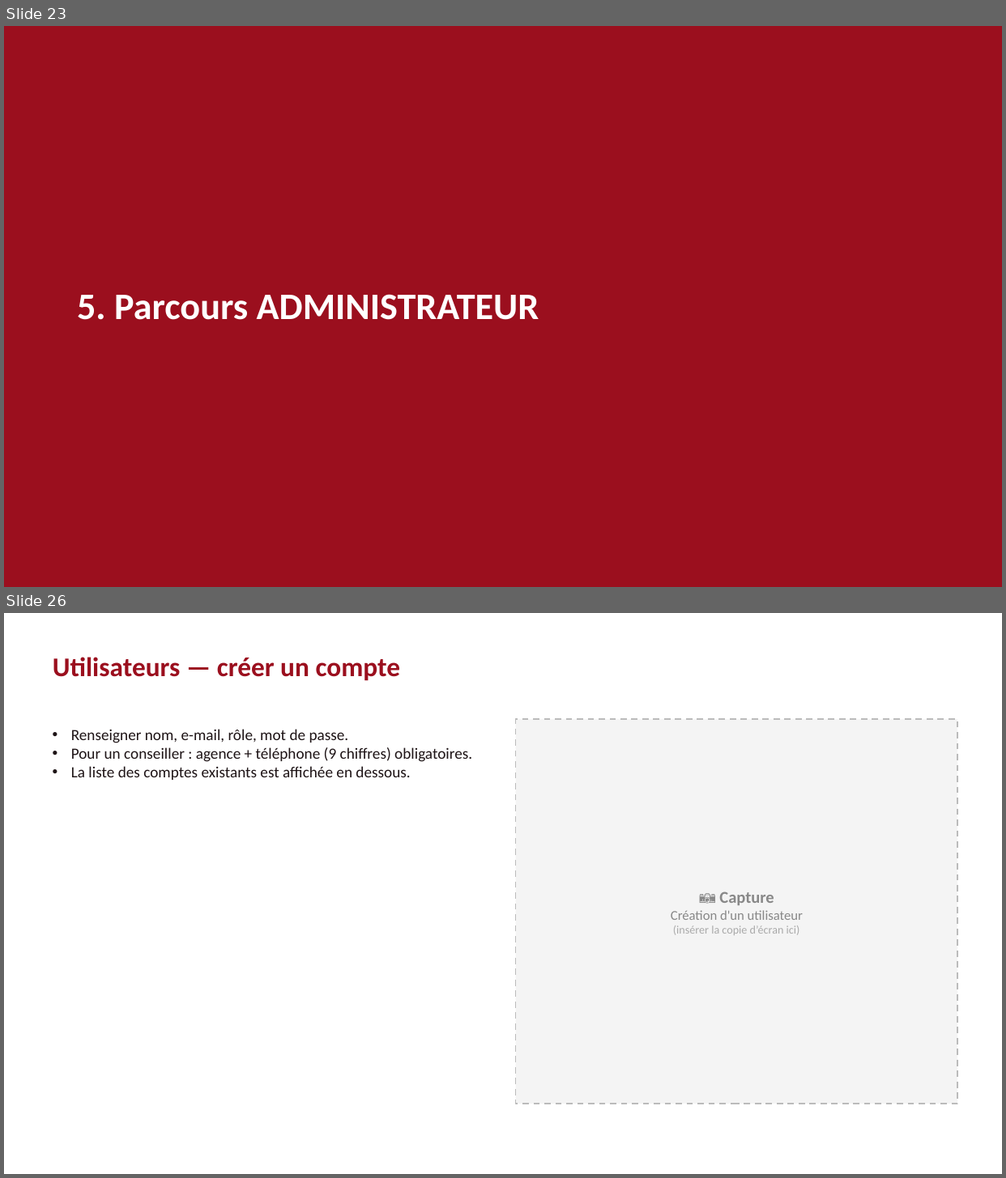
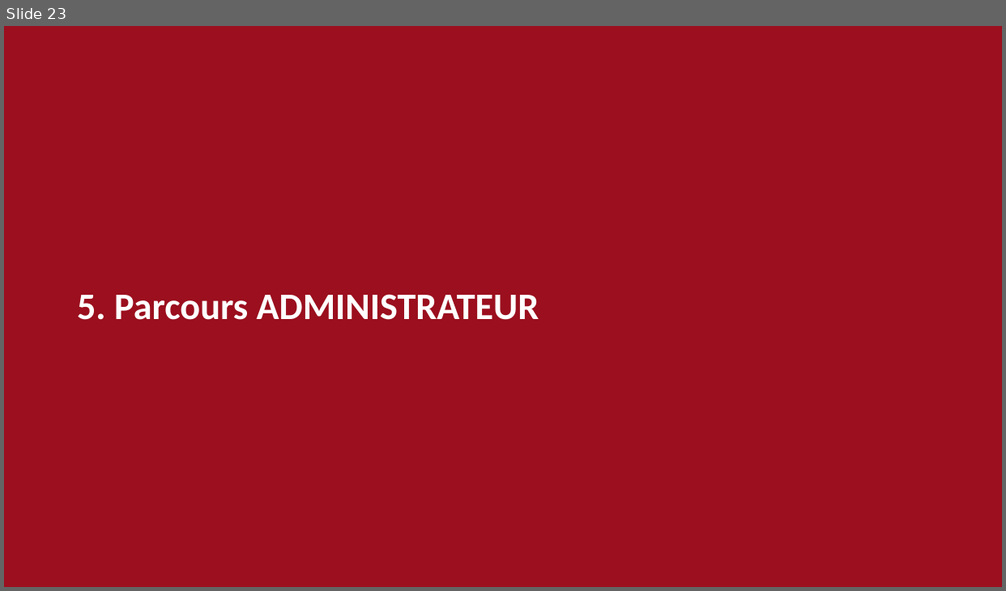
Before and after one commit to Efraim0601/promoteApp, a slide deck: docs/Guide-utilisateur-Carte-Promote.pptx. Shown one above the other, each under a label of ours: slides 23 and 26 before the commit, slide 23 after it; the slides between them are not shown. The pictures are 1006x1178 and 1006x591 pixels, drawn with LibreOffice and Linux fonts; fonts in the diff are those of the drawing. Boxes give left, top, right and bottom in pixels: in the first picture for what was removed or moved away, otherwise in the second. Text is boxed around its words. In the diff, an @@ line names an element or a change of style, - is before the commit and + after.

```diff
--- a/docs/Guide-utilisateur-Carte-Promote.pptx
+++ b/docs/Guide-utilisateur-Carte-Promote.pptx
@@ slide 26 removed at [4,613,1002,1174], background #FFFFFF @@
@@ text removed at [53,657,401,681] @@
-Utilisateurs — créer un compte
@@ text removed at [71,729,472,780] @@
-• Renseigner nom, e-mail, rôle, mot de passe.
-• Pour un conseiller : agence + téléphone (9 chiffres) obligatoires.
-• La liste des comptes existants est affichée en dessous.
@@ rectangle removed at [516,719,958,1104] @@
-📷 Capture
-Création d'un utilisateur
-(insérer la copie d’écran ici)
```
Also in this commit, not shown: 23 slides changed, 1 slide added, 1 other slide removed, 12 other files.
